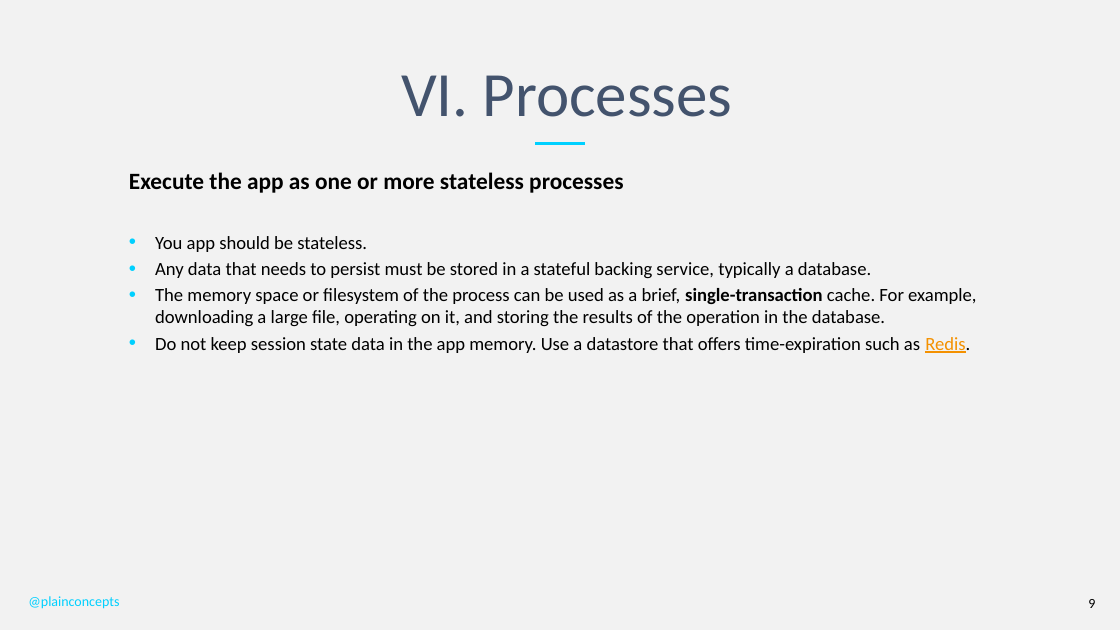
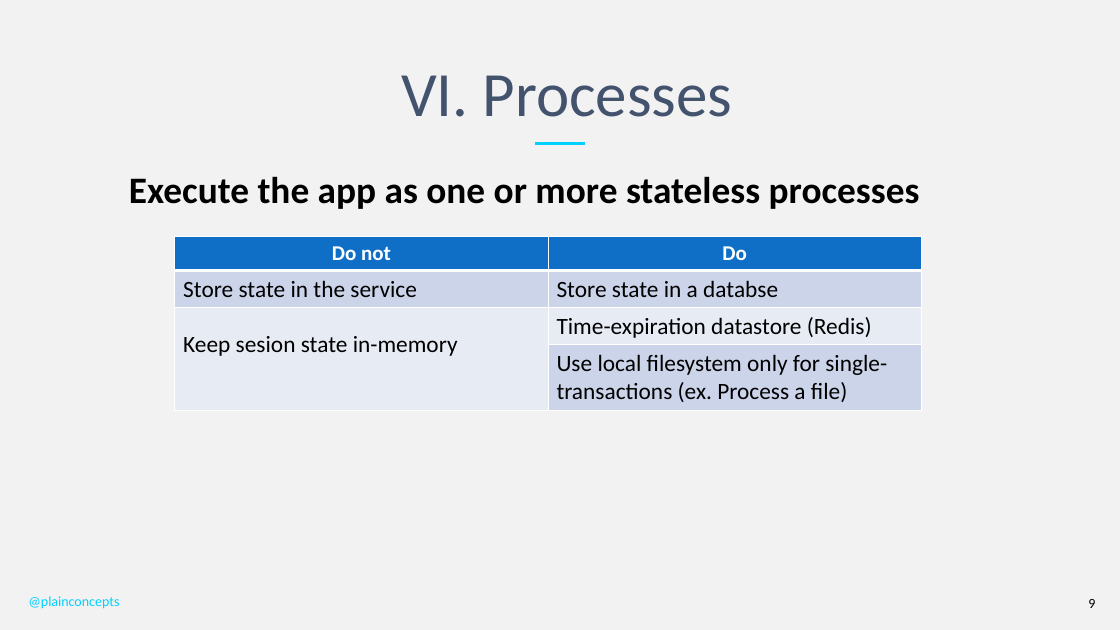
Before and after one commit to PlainConcepts/NetCore-Docker-Workshop, a slide deck: slide 9 of Docu/TheTwelveFactorApp.pptx. Drawn at 1120x630 pixels with LibreOffice and Linux fonts; fonts in the diff are those of the drawing; background and template pictures are left out. Boxes give left, top, right and bottom in pixels: in the first picture for what was removed or moved away, otherwise in the second. Text is boxed around its words. In the diff, an @@ line names an element or a change of style, - is before the commit and + after.

```diff
--- a/Docu/TheTwelveFactorApp.pptx
+++ b/Docu/TheTwelveFactorApp.pptx
@@ text "Execute the app as one ..." at [129, 176, 920, 209]: size 20 to 32 pt; more space between paragraphs @@
@@ text at [155, 236, 976, 353]: paragraphs removed @@
-• You app should be stateless.
-• Any data that needs to persist must be stored in a stateful backing service, typically a database.
-• The memory space or filesystem of the process can be used as a brief, single-transaction cache. For example, downloading a large file, operating on it, and storing the results of the operation in the database.
-• Do not keep session state data in the app memory. Use a datastore that offers time-expiration such as Redis.
@@ table added at [175, 237, 921, 416], 4 rows, 2 columns @@
+Do not | Do
+Store state in the service | Store state in a databse
+Keep sesion state in-memory | Time-expiration datastore (Redis)
+ | Use local filesystem only for single-transactions (ex. Process a file)
```
Also in this commit, not shown: 11 other slides changed.
